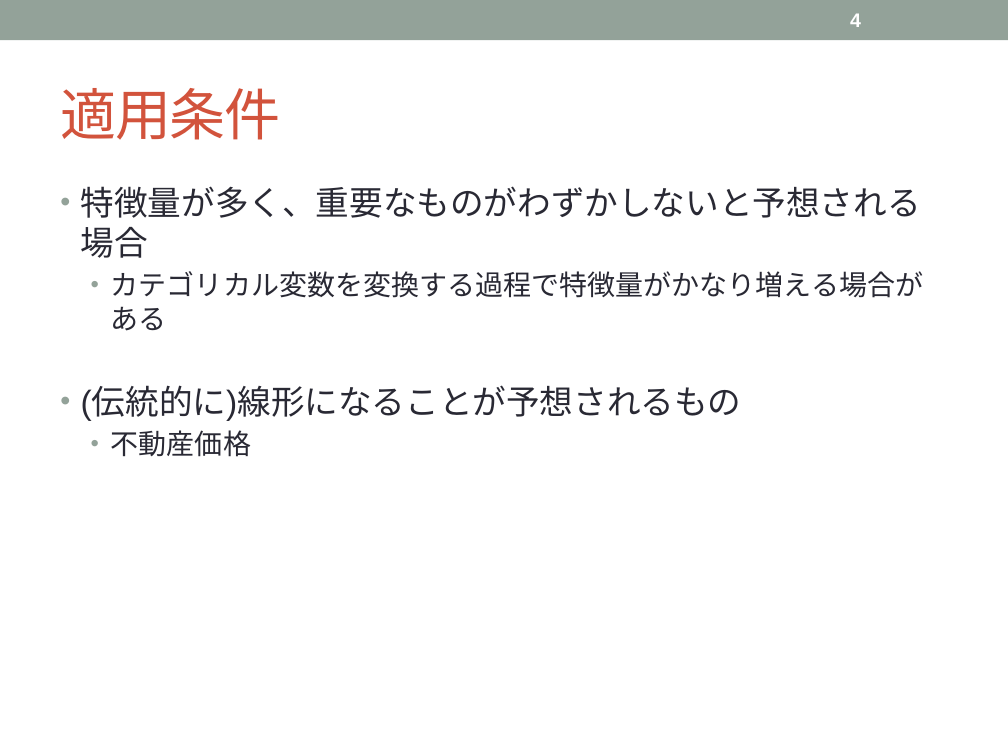
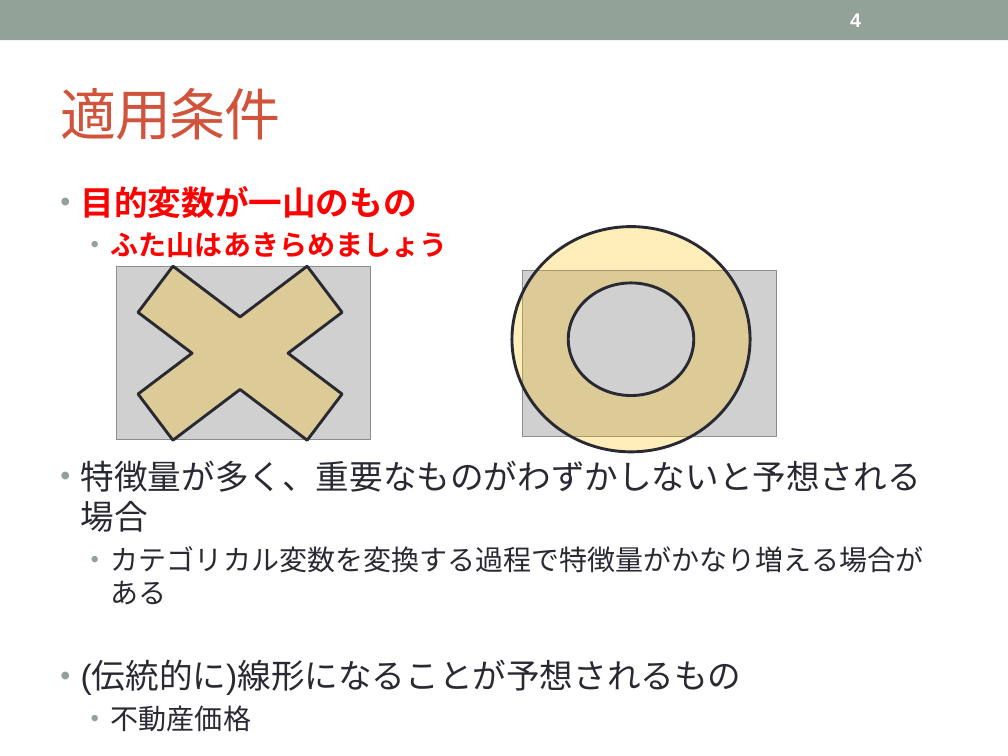
Before and after one commit to tsuchiyatoshio/team, a slide deck: slide 4 of misoka/2.3.Lasso/2.3.Lasso.pptx. Drawn at 1008x756 pixels with LibreOffice and Linux fonts; fonts in the diff are those of the drawing; grey boxes stand for pictures. Boxes give left, top, right and bottom in pixels: in the first picture for what was removed or moved away, otherwise in the second. Text is boxed around its words. In the diff, an @@ line names an element or a change of style, - is before the commit and + after.

```diff
--- a/misoka/2.3.Lasso/2.3.Lasso.pptx
+++ b/misoka/2.3.Lasso/2.3.Lasso.pptx
@@ text at [81,186,447,258]: paragraphs added @@
+• 目的変数が一山のもの
+  • ふた山はあきらめましょう
@@ cross added at [78,230,403,476], fill #FFC000 at 27% opacity, outline #292934 2.08 pt @@
@@ donut added at [512,227,750,452], fill #FFC000 at 27% opacity, outline #292934 2.08 pt @@
@@ picture added at [116,267,370,439] @@
@@ picture added at [522,270,776,436] @@
```
Also in this commit, not shown: 3 other slides changed, 1 slide added.
